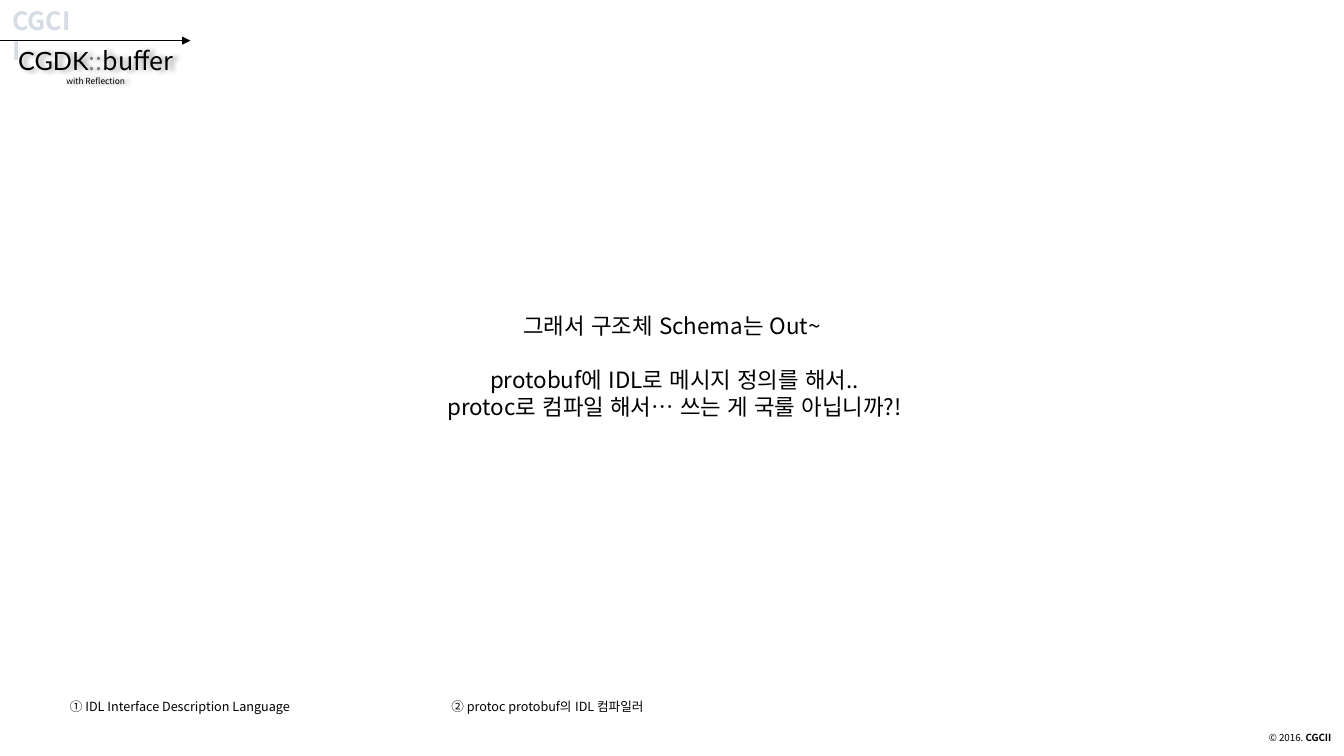
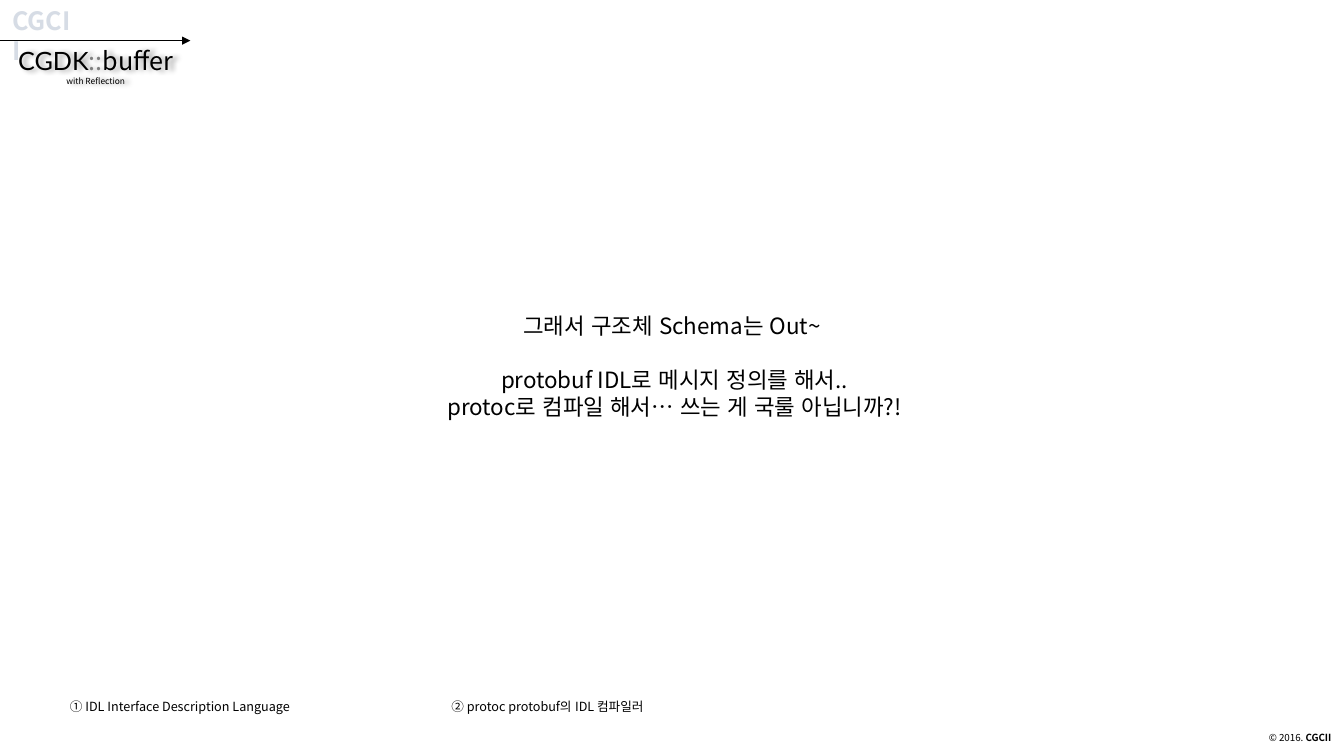
Before and after one commit to CGLabs/CGDK.buffer, a slide deck: slide 28 of C++/document/intruduce_CGDK.buffer.pptx. Drawn at 1344x756 pixels with LibreOffice and Linux fonts; fonts in the diff are those of the drawing. Boxes give left, top, right and bottom in pixels: in the first picture for what was removed or moved away, otherwise in the second. Text is boxed around its words. In the diff, an @@ line names an element or a change of style, - is before the commit and + after.

```diff
--- a/C++/document/intruduce_CGDK.buffer.pptx
+++ b/C++/document/intruduce_CGDK.buffer.pptx
@@ text at [447,369,901,420]: text changed @@
-protobuf에 IDL로 메시지 정의를 해서..
-protoc로 컴파일 해서… 쓰는 게 국룰 아닙니까?!
+protobuf IDL로 메시지 정의를 해서..
+protoc로 컴파일 해서… 쓰는 게 국룰 아닙니까?!
```
Also in this commit, not shown: 17 other slides changed, 1 other file.
